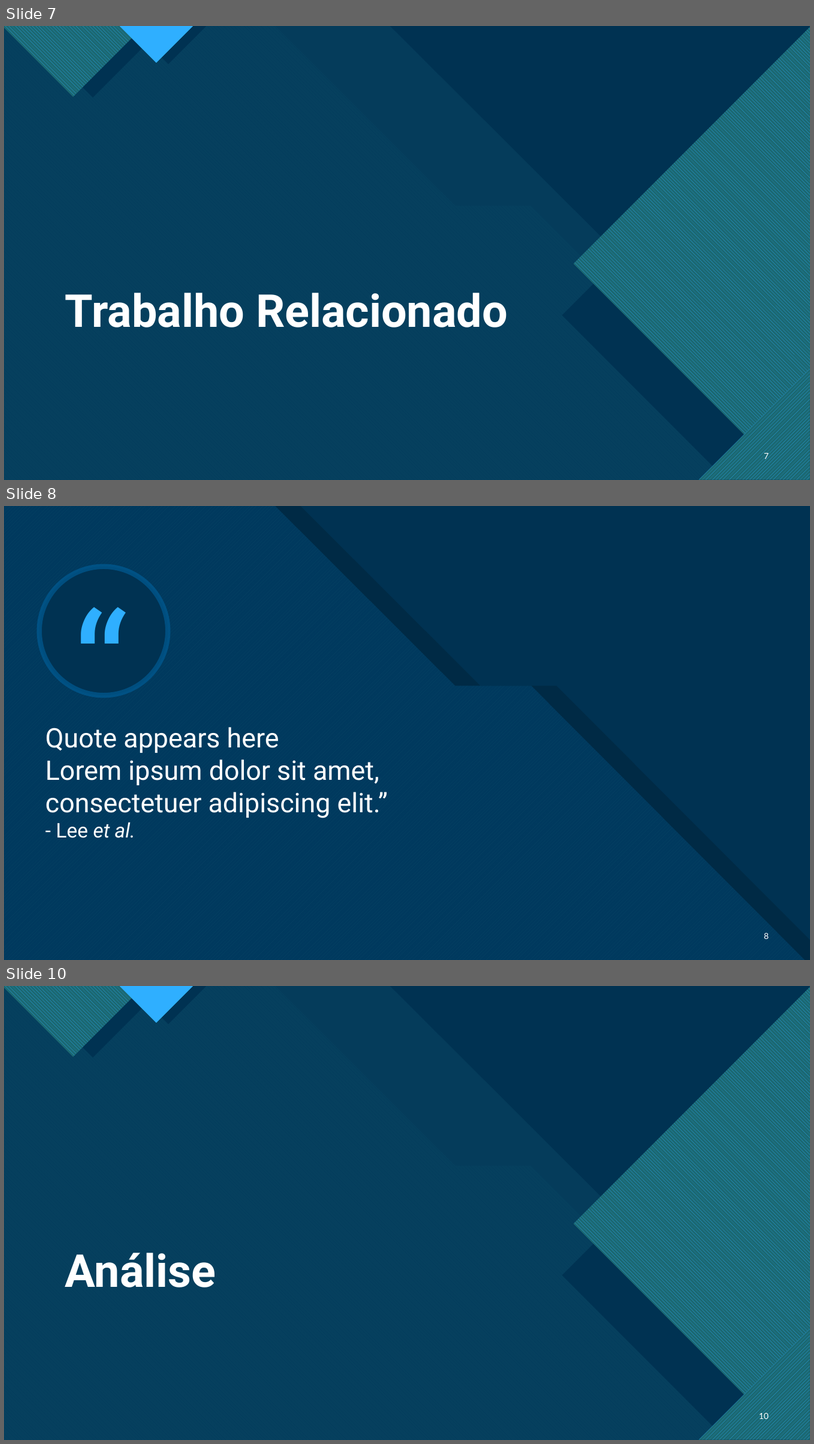
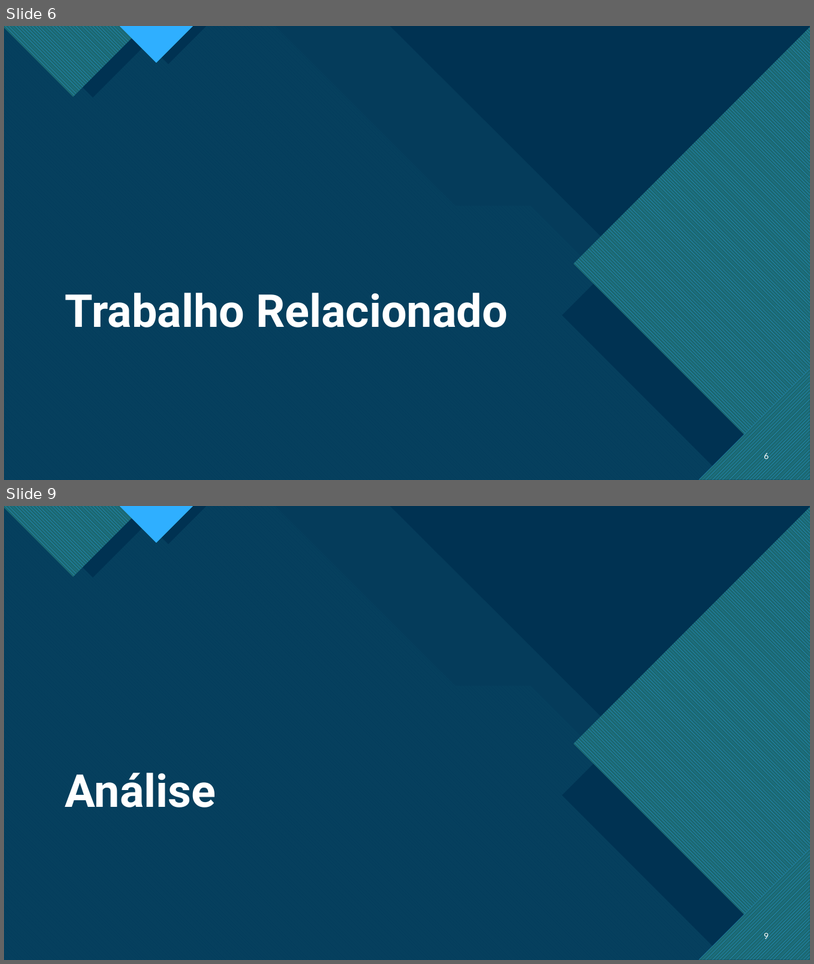
Before and after one commit to pedrocarrega/tese_mestrado_21-22, a slide deck: relatorio_preliminar/presentation.pptx. Shown one above the other, each under a label of ours: slides 7, 8 and 10 before the commit, slides 6 and 9 after it; the slides between them are not shown. The pictures are 814x1444 and 814x964 pixels, drawn with LibreOffice and Linux fonts; fonts in the diff are those of the drawing. Boxes give left, top, right and bottom in pixels: in the first picture for what was removed or moved away, otherwise in the second. Text is boxed around its words. In the diff, an @@ line names an element or a change of style, - is before the commit and + after.

```diff
--- a/relatorio_preliminar/presentation.pptx
+++ b/relatorio_preliminar/presentation.pptx
@@ slide 8 removed at [4, 506, 810, 960], background #FFFFFF; not listed: 9 template elements that a slide beside it also shows @@
@@ rectangle removed at [4, 506, 810, 960] @@
@@ freeform shape removed at [4, 506, 806, 960] @@
@@ freeform shape removed at [4, 506, 810, 960] @@
@@ freeform shape removed at [29, 506, 810, 960] @@
@@ ellipse removed at [39, 567, 168, 696] @@
@@ text removed at [68, 567, 134, 756] @@
-“
@@ title removed at [45, 727, 388, 838] @@
-Quote appears here
-Lorem ipsum dolor sit amet, consectetuer adipiscing elit.”
-- Lee et al.
@@ page number removed at [764, 933, 769, 939] @@
-8
@@ what was slide 7 is now slide 6 @@
@@ page number at [764, 453, 769, 461]: text changed @@
-7
+6
@@ what was slide 10 is now slide 9 @@
@@ page number at [764, 933, 769, 941]: text changed @@
-10
+9
```
Also in this commit, not shown: 5 slides changed, 2 slides added, 1 other slide removed, 1 other file.
